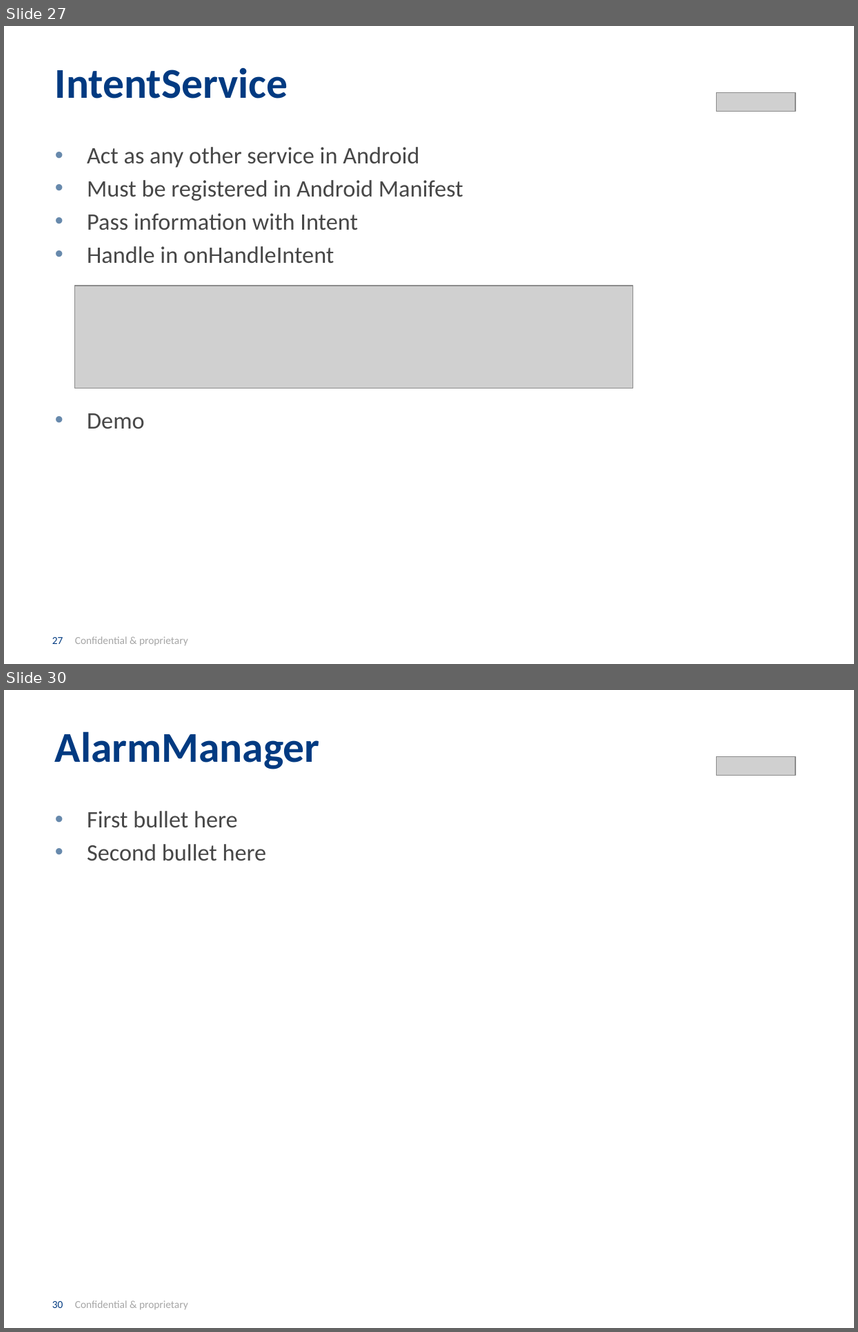
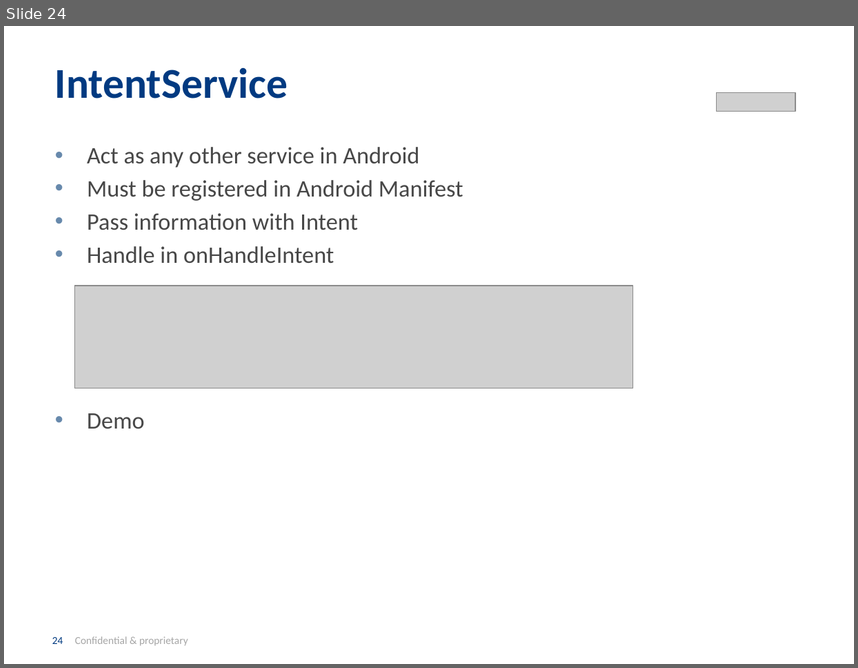
Before and after one commit to INRIX-Iurii-Okhmat/BrownBags, a slide deck: Presentation/Asynchronous Android.pptx. Shown one above the other, each under a label of ours: slides 27 and 30 before the commit, slide 24 after it; the slides between them are not shown. The pictures are 858x1332 and 858x668 pixels, drawn with LibreOffice and Linux fonts; fonts in the diff are those of the drawing; grey boxes stand for pictures; background and template pictures are left out. Boxes give left, top, right and bottom in pixels: in the first picture for what was removed or moved away, otherwise in the second. Text is boxed around its words. In the diff, an @@ line names an element or a change of style, - is before the commit and + after.

```diff
--- a/Presentation/Asynchronous Android.pptx
+++ b/Presentation/Asynchronous Android.pptx
@@ slide 30 removed at (4,690,854,1328), background #FFFFFF; not listed: 1 template element that a slide beside it also shows @@
@@ title removed at (55,731,320,769) @@
-AlarmManager
@@ picture removed at (716,756,795,775) @@
@@ text removed at (87,811,267,861) @@
-• First bullet here
-• Second bullet here
@@ what was slide 27 is now slide 24 @@
@@ page number at (52,636,188,646): text changed @@
-27 Confidential & proprietary
+24 Confidential & proprietary
```
Also in this commit, not shown: 13 slides changed, 3 slides added, 11 other slides removed, 1 other file.
